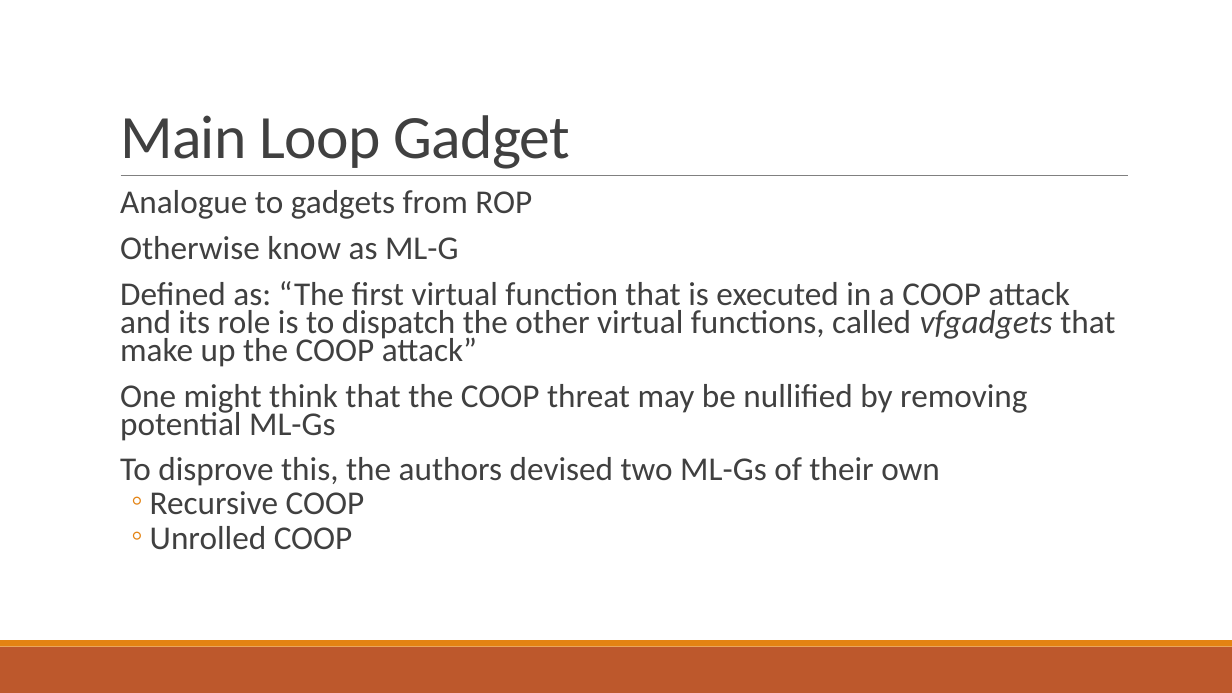
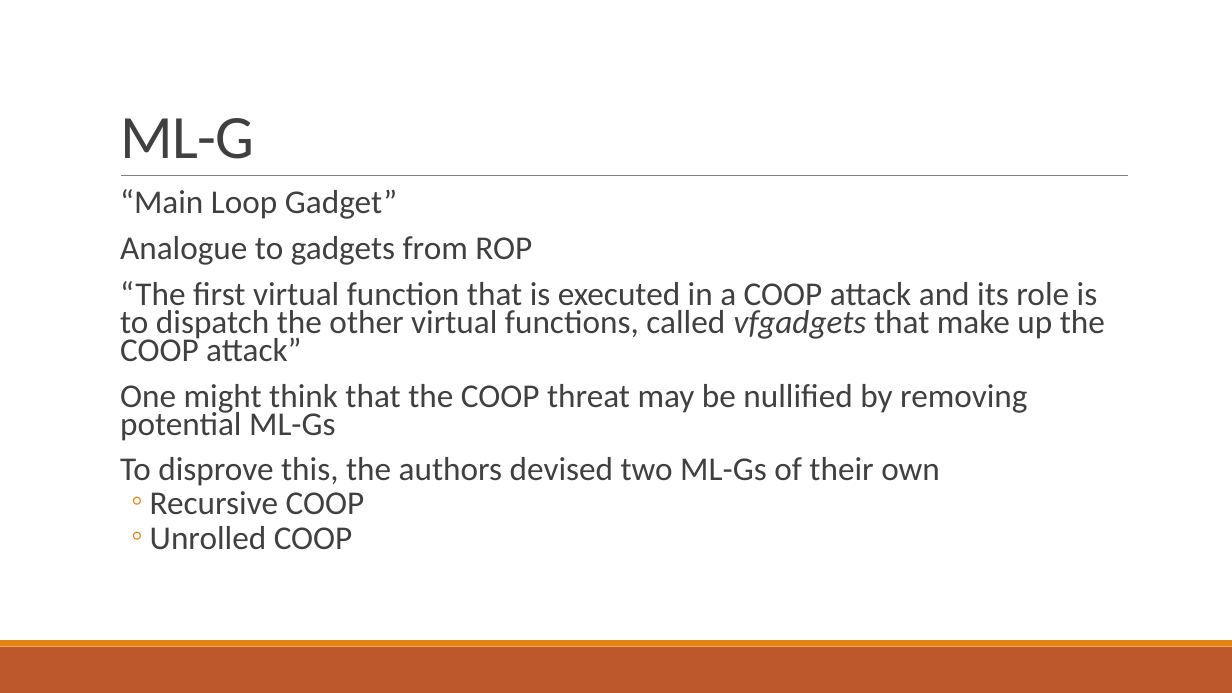
Before and after one commit to bretafinley/coop, a slide deck: slide 17 of COOP.pptx. Drawn at 1232x693 pixels with LibreOffice and Linux fonts; fonts in the diff are those of the drawing. Boxes give left, top, right and bottom in pixels: in the first picture for what was removed or moved away, otherwise in the second. Text is boxed around its words. In the diff, an @@ line names an element or a change of style, - is before the commit and + after.

```diff
--- a/COOP.pptx
+++ b/COOP.pptx
@@ title at box(120, 118, 254, 159): text changed @@
-Main Loop Gadget
+ML-G
@@ text at box(120, 189, 397, 219): paragraph added @@
+  “Main Loop Gadget”
@@ text at box(120, 281, 1105, 362): text changed @@
-  Otherwise know as ML-G
-  Defined as: “The first virtual function that is executed in a COOP attack and its role is to dispatch the other virtual functions, called vfgadgets that make up the COOP attack”
+  “The first virtual function that is executed in a COOP attack and its role is to dispatch the other virtual functions, called vfgadgets that make up the COOP attack”
```
Also in this commit, not shown: 32 other slides changed.
